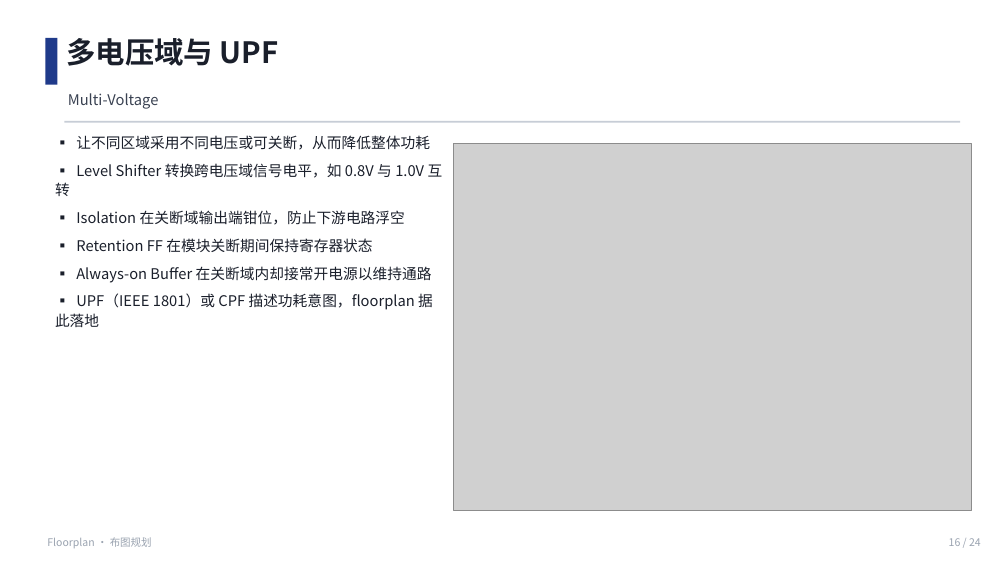
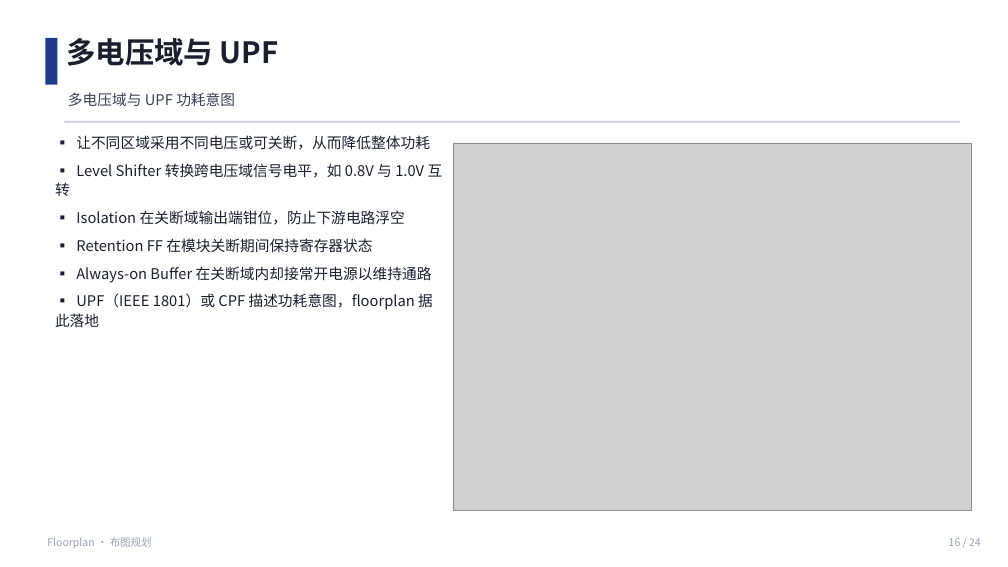
Before and after one commit to JinChengZ18/IC_Learning_Material, a slide deck: slide 16 of IC_Backend_Notes/slides/05_Floorplan.pptx. Drawn at 1008x567 pixels with LibreOffice and Linux fonts; fonts in the diff are those of the drawing; grey boxes stand for pictures. Boxes give left, top, right and bottom in pixels: in the first picture for what was removed or moved away, otherwise in the second. Text is boxed around its words. In the diff, an @@ line names an element or a change of style, - is before the commit and + after.

```diff
--- a/IC_Backend_Notes/slides/05_Floorplan.pptx
+++ b/IC_Backend_Notes/slides/05_Floorplan.pptx
@@ text at (68,92,235,106): text changed @@
-Multi-Voltage
+多电压域与 UPF 功耗意图
```
Also in this commit, not shown: 15 other slides changed, 54 other files.
